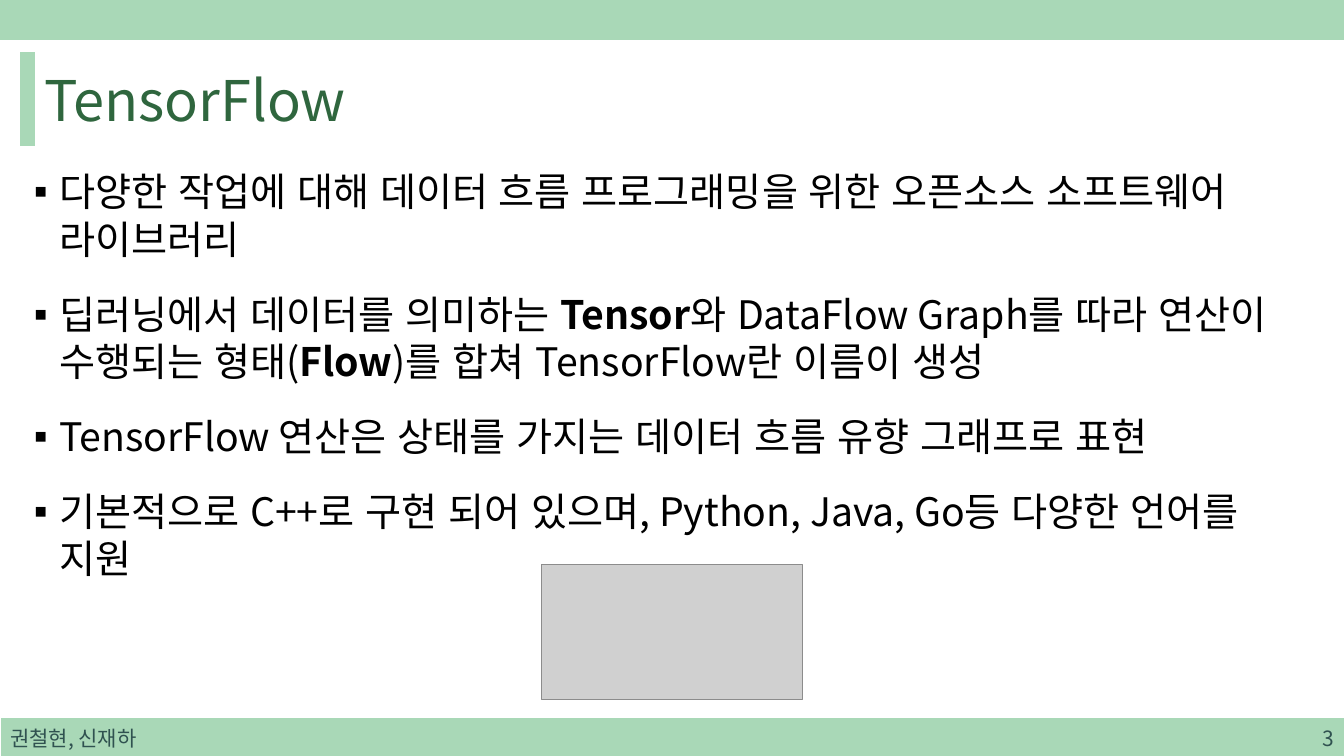
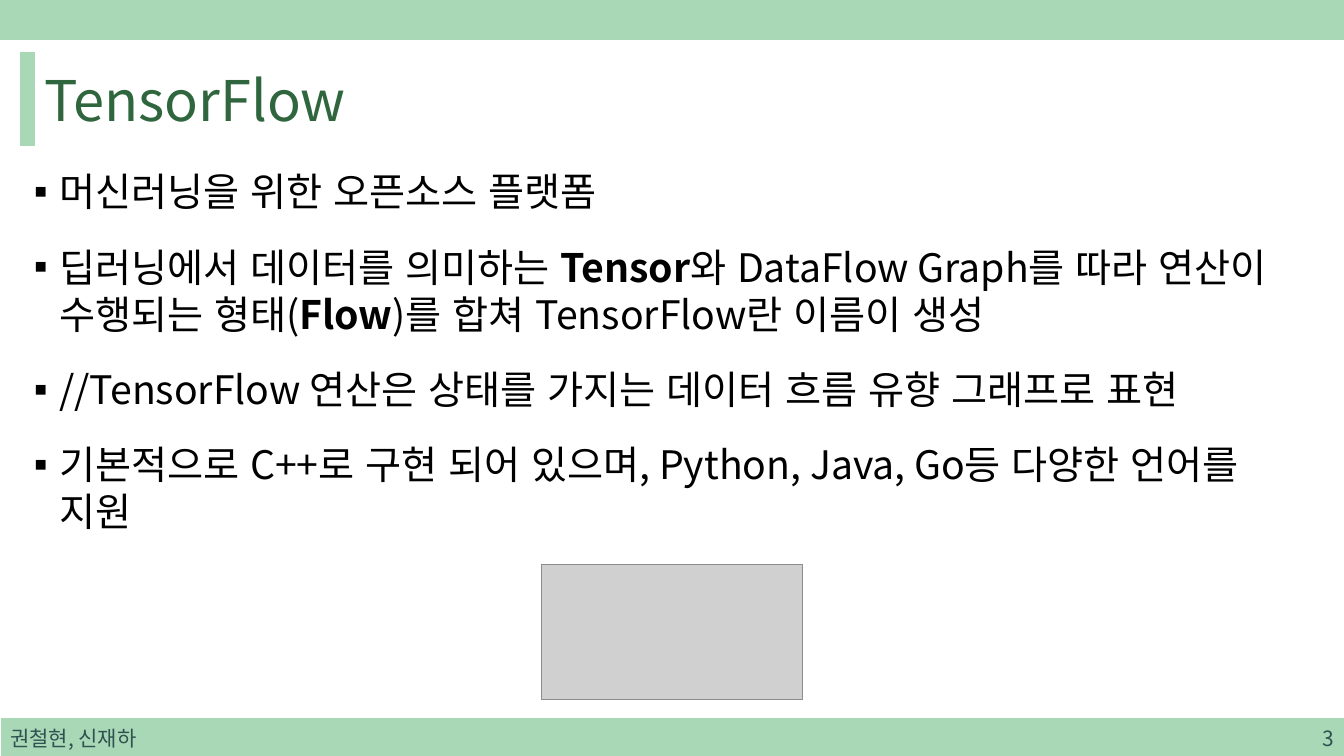
Before and after one commit to sjh4287/capston, a slide deck: slide 3 of 2022.01.07/TensorFlow Lite.pptx. Drawn at 1344x756 pixels with LibreOffice and Linux fonts; fonts in the diff are those of the drawing; grey boxes stand for pictures. Boxes give left, top, right and bottom in pixels: in the first picture for what was removed or moved away, otherwise in the second. Text is boxed around its words. In the diff, an @@ line names an element or a change of style, - is before the commit and + after.

```diff
--- a/2022.01.07/TensorFlow Lite.pptx
+++ b/2022.01.07/TensorFlow Lite.pptx
@@ text at [59,173,596,209]: text changed @@
-▪ 다양한 작업에 대해 데이터 흐름 프로그래밍을 위한 오픈소스 소프트웨어 라이브러리
+▪ 머신러닝을 위한 오픈소스 플랫폼
@@ text at [59,371,1178,411]: text changed @@
-▪ TensorFlow 연산은 상태를 가지는 데이터 흐름 유향 그래프로 표현
+▪ //TensorFlow 연산은 상태를 가지는 데이터 흐름 유향 그래프로 표현
```
